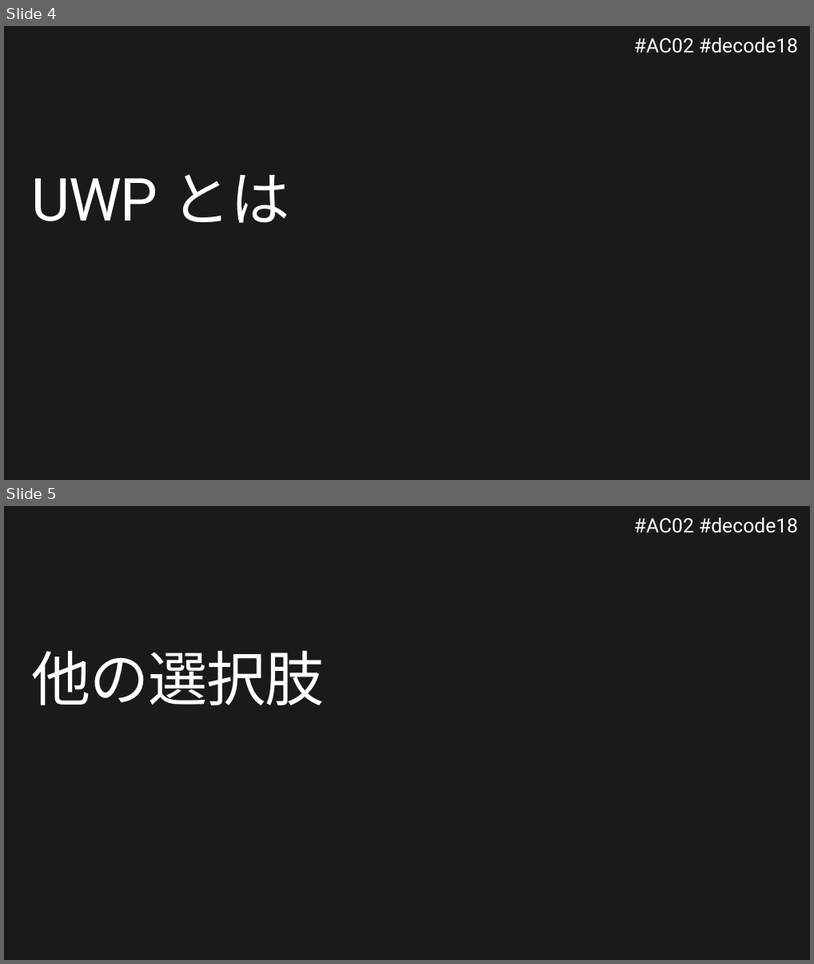
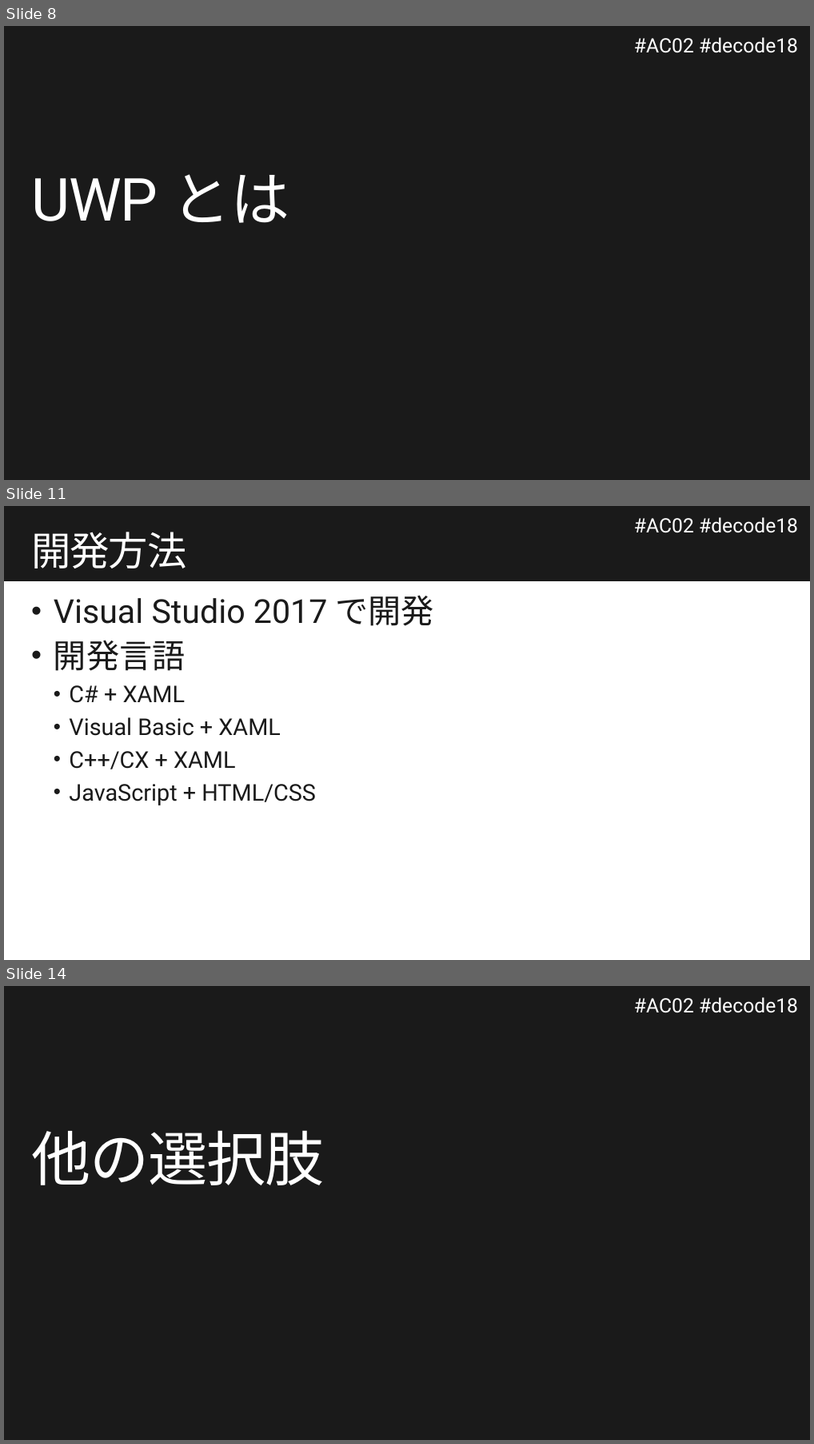
Before and after one commit to runceel/decode2018, a slide deck: docs/AC02.pptx. Shown one above the other, each under a label of ours: slides 4 and 5 before the commit, slides 8, 11 and 14 after it; the slides between them are not shown. The pictures are 814x964 and 814x1444 pixels, drawn with LibreOffice and Linux fonts; fonts in the diff are those of the drawing; background and template pictures are left out. Boxes give left, top, right and bottom in pixels: in the first picture for what was removed or moved away, otherwise in the second. Text is boxed around its words. In the diff, an @@ line names an element or a change of style, - is before the commit and + after.

```diff
--- a/docs/AC02.pptx
+++ b/docs/AC02.pptx
@@ slide 11 added at bbox=[4, 506, 810, 960], background #FFFFFF; not listed: 1 template element that a slide beside it also shows @@
@@ rectangle added at bbox=[4, 506, 810, 581], fill #1A1A1A @@
@@ text added at bbox=[634, 517, 798, 533], 24 pt, text #1A1A1A @@
+#AC02 #decode18
@@ title added at bbox=[31, 532, 186, 568], 48 pt, text #FFFFFF @@
+開発方法
@@ text added at bbox=[54, 595, 434, 805], 28 pt, text #1A1A1A @@
+• Visual Studio 2017 で開発
+• 開発言語
+  • C# + XAML
+  • Visual Basic + XAML
+  • C++/CX + XAML
+  • JavaScript + HTML/CSS
@@ what was slide 4 is now slide 8 @@
@@ what was slide 5 is now slide 14 @@
```
Also in this commit, not shown: 3 slides changed, 24 other slides added, 2 slides removed.
